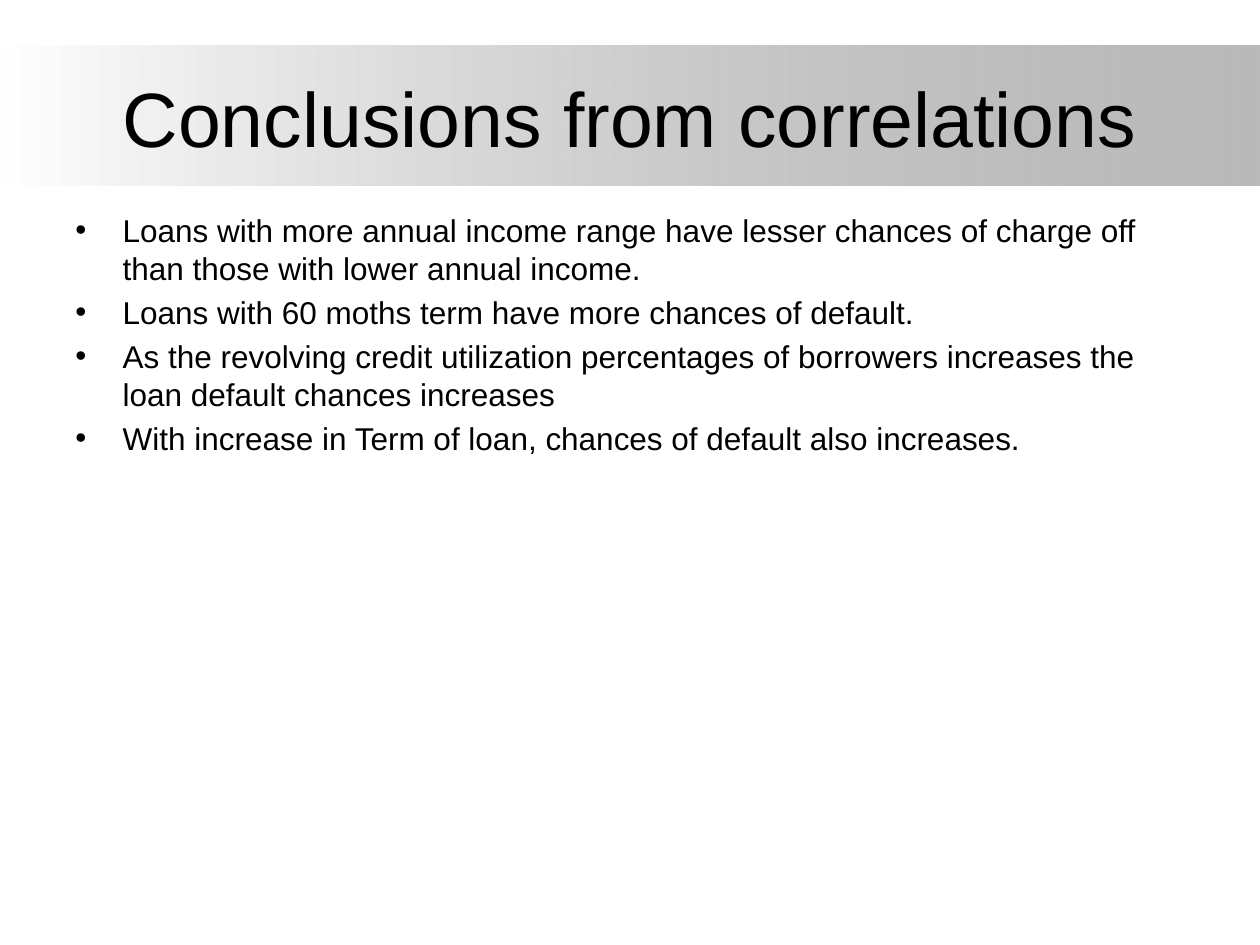
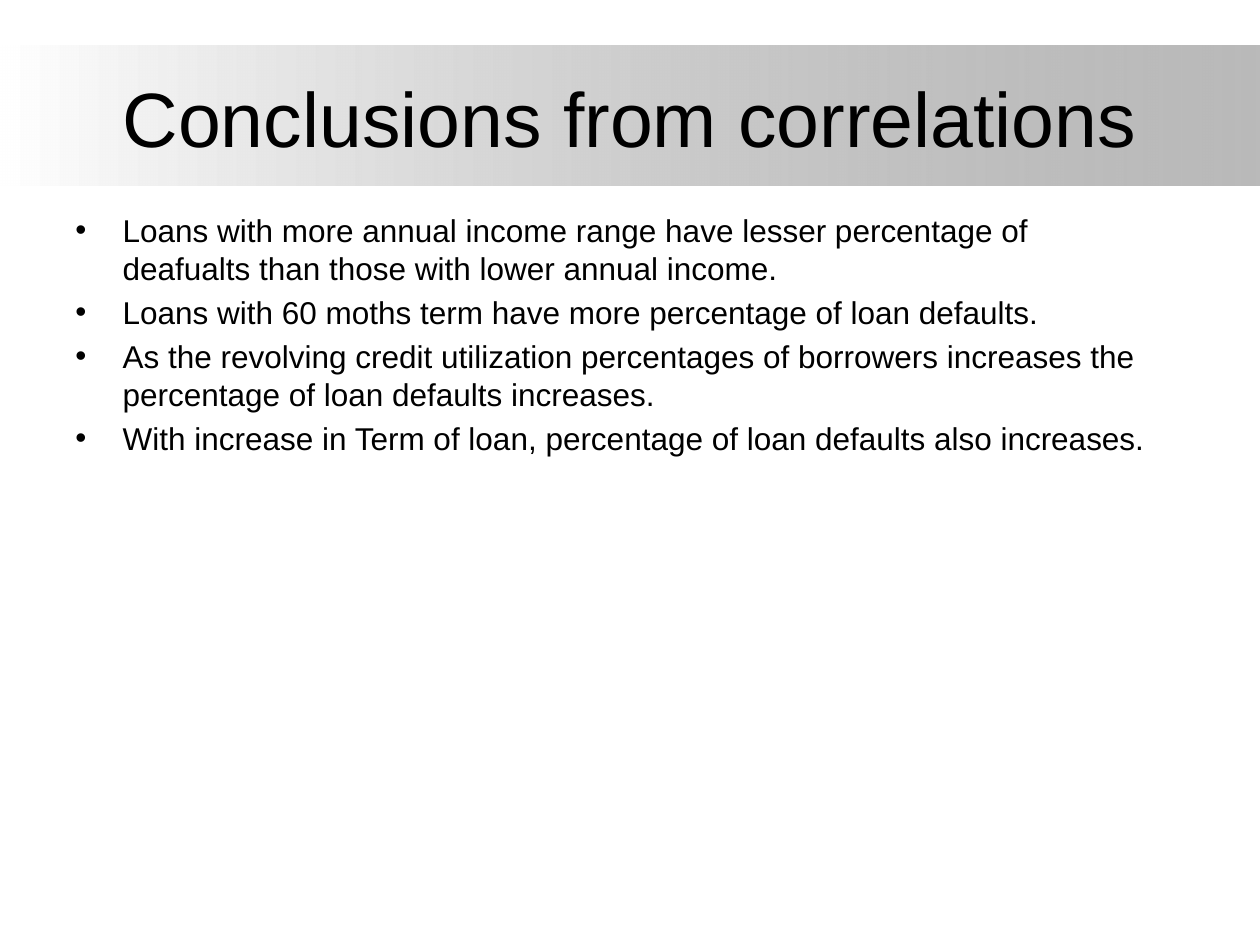
Before and after one commit to VipinJaguri/LendingClubCaseStudy, a slide deck: slide 19 of Lending_club_case_study.pptx. Drawn at 1260x945 pixels with LibreOffice and Linux fonts; fonts in the diff are those of the drawing; background and template pictures are left out. Boxes give left, top, right and bottom in pixels: in the first picture for what was removed or moved away, otherwise in the second. Text is boxed around its words. In the diff, an @@ line names an element or a change of style, - is before the commit and + after.

```diff
--- a/Lending_club_case_study.pptx
+++ b/Lending_club_case_study.pptx
@@ text at [123, 219, 1144, 456]: text changed @@
-• Loans with more annual income range have lesser chances of charge off than those with lower annual income.
-• Loans with 60 moths term have more chances of default.
-• As the revolving credit utilization percentages of borrowers increases the loan default chances increases
-• With increase in Term of loan, chances of default also increases.
+• Loans with more annual income range have lesser percentage of deafualts than those with lower annual income.
+• Loans with 60 moths term have more percentage of loan defaults.
+• As the revolving credit utilization percentages of borrowers increases the percentage of loan defaults increases.
+• With increase in Term of loan, percentage of loan defaults also increases.
```
Also in this commit, not shown: 5 other slides changed.
